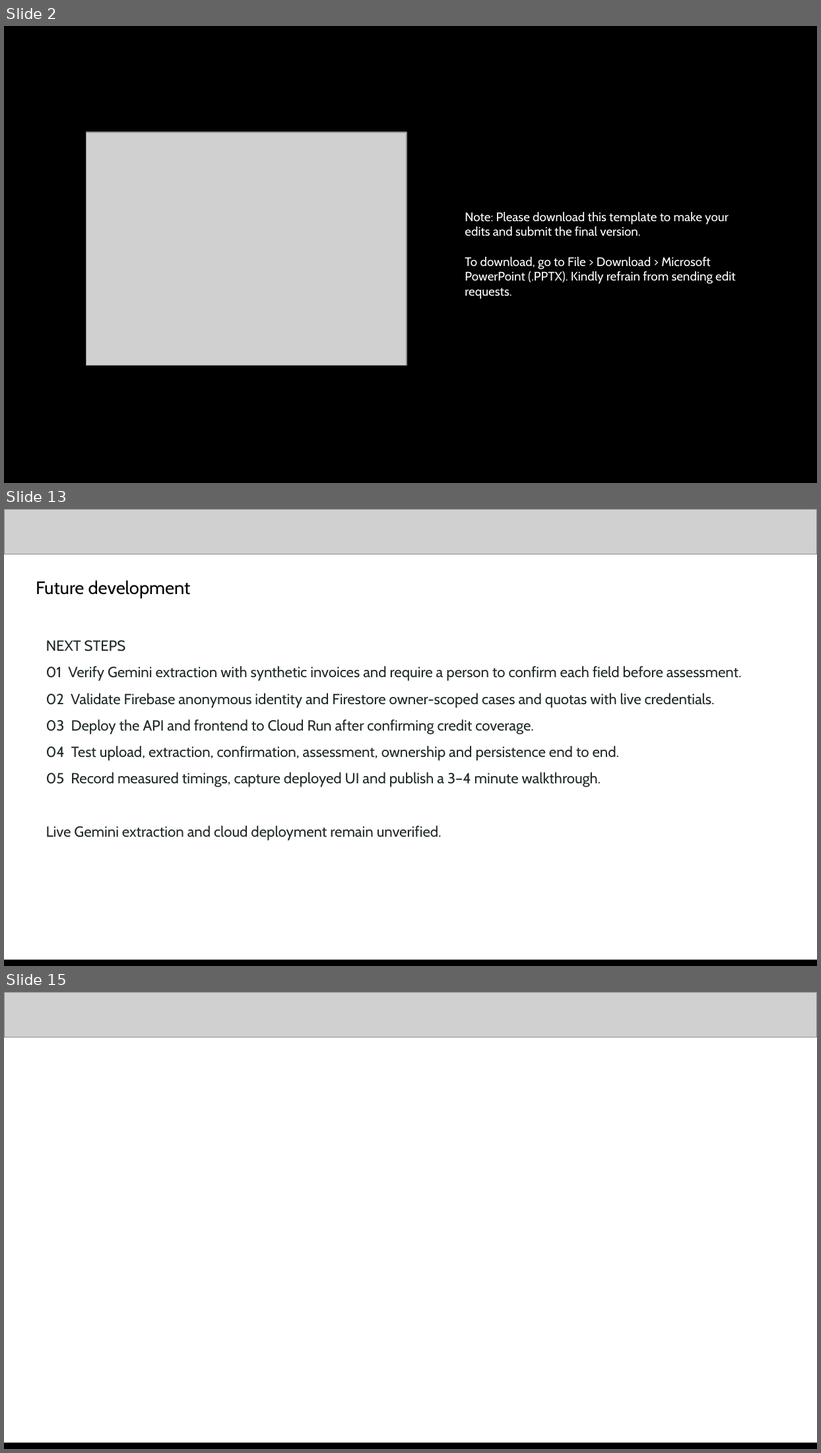
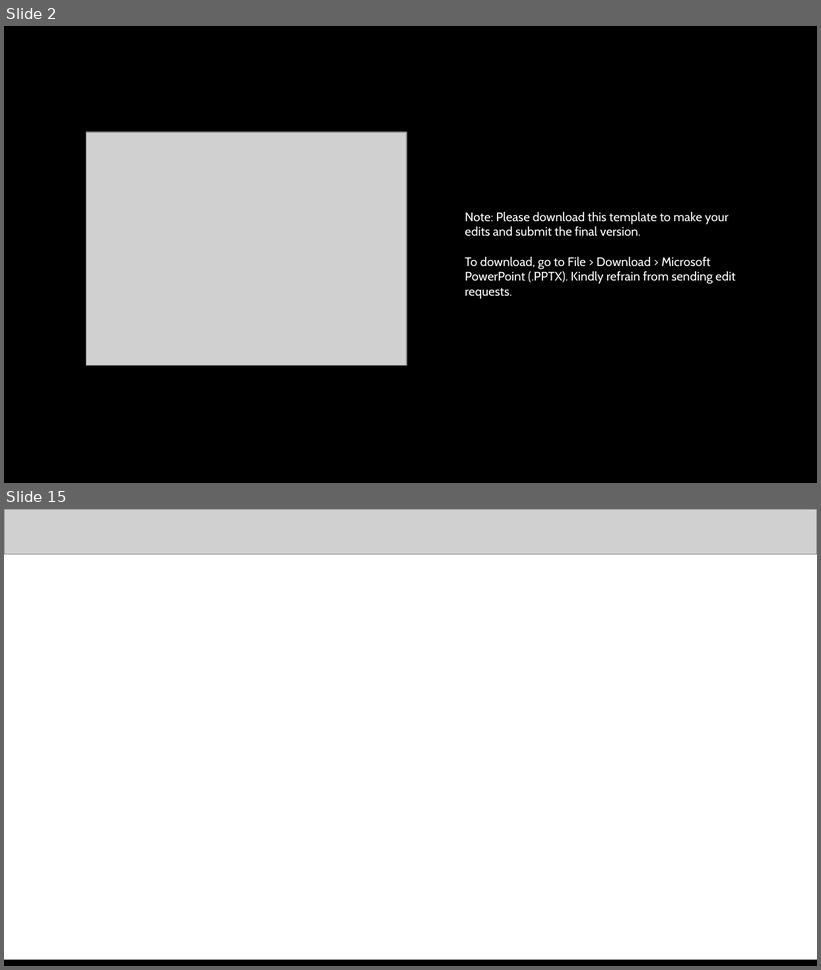
Before and after one commit to NikhilBudaniya/scamshield, a slide deck: artifacts/scamshield-hack2skill-submission.pptx. Shown one above the other, each under a label of ours: slides 2, 13 and 15 before the commit, slides 2 and 15 after it; the slides between them are not shown. The pictures are 821x1453 and 821x970 pixels, drawn with LibreOffice and Linux fonts; fonts in the diff are those of the drawing; grey boxes stand for pictures. Boxes give left, top, right and bottom in pixels: in the first picture for what was removed or moved away, otherwise in the second. Text is boxed around its words. In the diff, an @@ line names an element or a change of style, - is before the commit and + after.

Commit message:
Prepare verified hackathon deck and three-minute demo

```diff
--- a/artifacts/scamshield-hack2skill-submission.pptx
+++ b/artifacts/scamshield-hack2skill-submission.pptx
@@ slide 13 removed at box(4, 509, 817, 966), background #FFFFFF @@
@@ picture removed at box(4, 509, 817, 554) @@
@@ text removed at box(36, 580, 191, 598) @@
-Future development
@@ text removed at box(46, 640, 742, 841) @@
-NEXT STEPS
-01 Verify Gemini extraction with synthetic invoices and require a person to confirm each field before assessment.
-02 Validate Firebase anonymous identity and Firestore owner-scoped cases and quotas with live credentials.
-03 Deploy the API and frontend to Cloud Run after confirming credit coverage.
-04 Test upload, extraction, confirmation, assessment, ownership and persistence end to end.
-05 Record measured timings, capture deployed UI and publish a 3–4 minute walkthrough.
-Live Gemini extraction and cloud deployment remain unverified.
@@ picture removed at box(4, 962, 817, 966) @@
@@ rectangle removed at box(4, 960, 817, 966) @@
```
Also in this commit, not shown: 7 slides changed, 5 slides added, 4 other slides removed, 28 other files.
